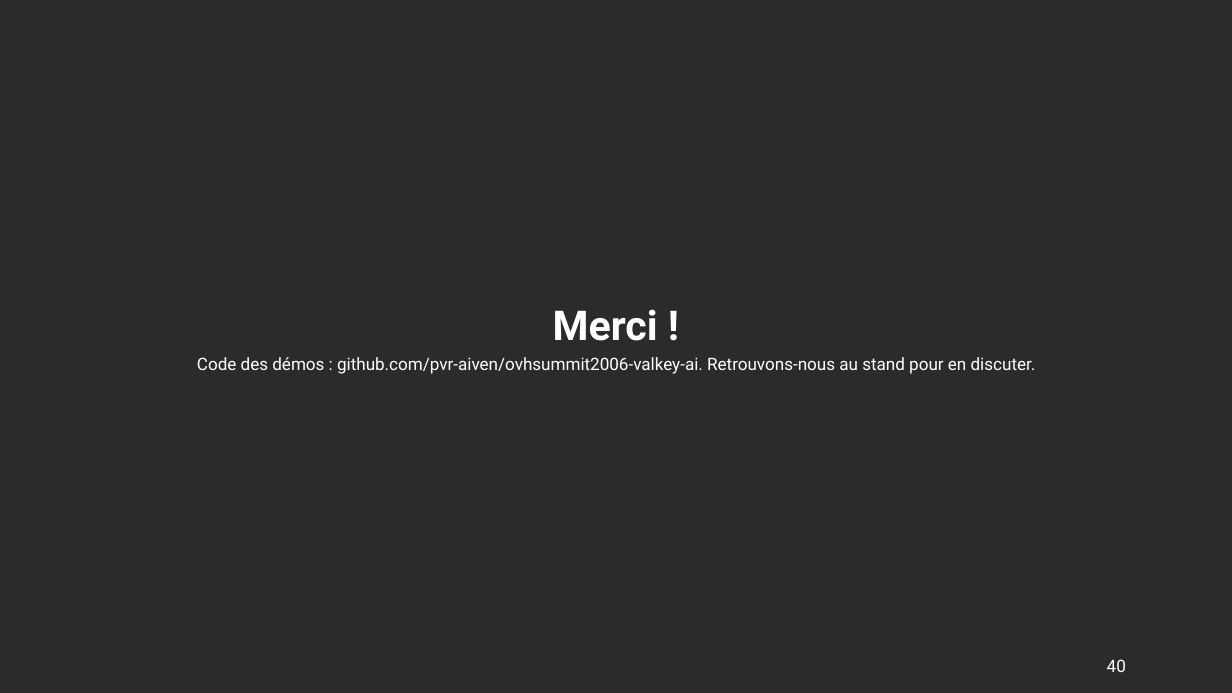
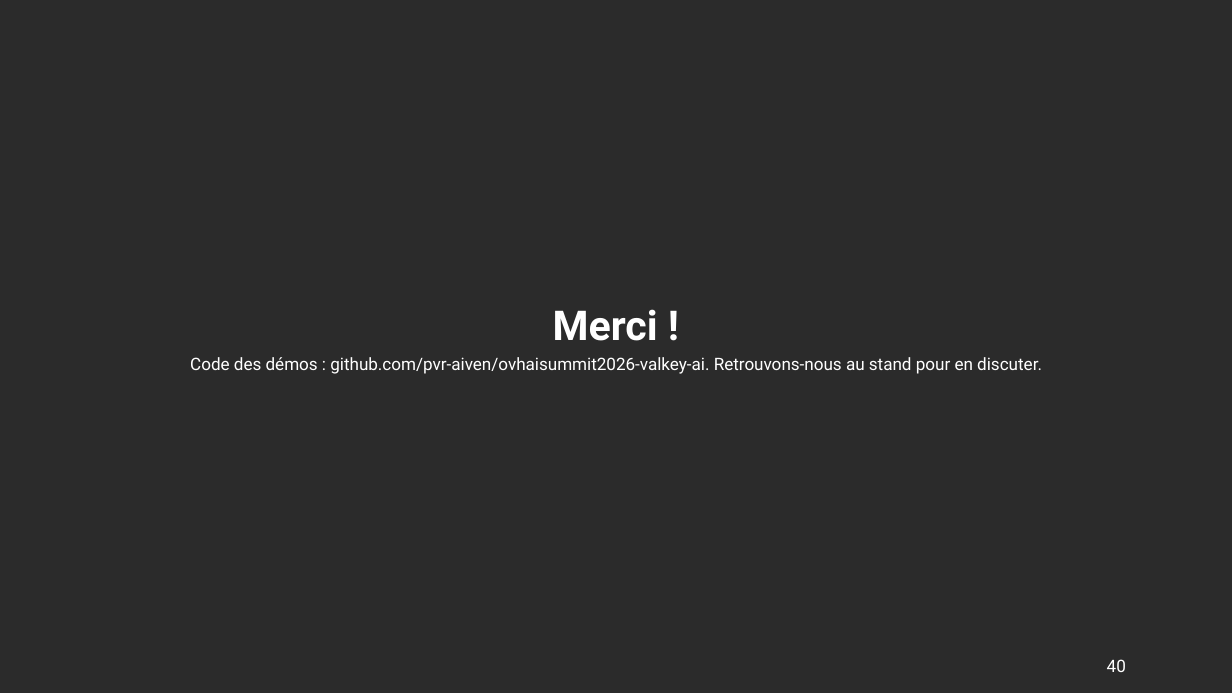
Before and after one commit to pvr-aiven/ovhaisummit2026-valkey-ai, a slide deck: slide 40 of valkey-ai-summit2026.pptx. Drawn at 1232x693 pixels with LibreOffice and Linux fonts; fonts in the diff are those of the drawing; background and template pictures are left out; a plain dark background stands for a picture behind light text. Boxes give left, top, right and bottom in pixels: in the first picture for what was removed or moved away, otherwise in the second. Text is boxed around its words. In the diff, an @@ line names an element or a change of style, - is before the commit and + after.

```diff
--- a/valkey-ai-summit2026.pptx
+++ b/valkey-ai-summit2026.pptx
@@ text at (x1=190, y1=357, x2=1042, y2=374): text changed @@
-Code des démos : github.com/pvr-aiven/ovhsummit2006-valkey-ai. Retrouvons-nous au stand pour en discuter.
+Code des démos : github.com/pvr-aiven/ovhaisummit2026-valkey-ai. Retrouvons-nous au stand pour en discuter.
```
Also in this commit, not shown: 2 other slides changed, 1 slide added, 8 other files.
